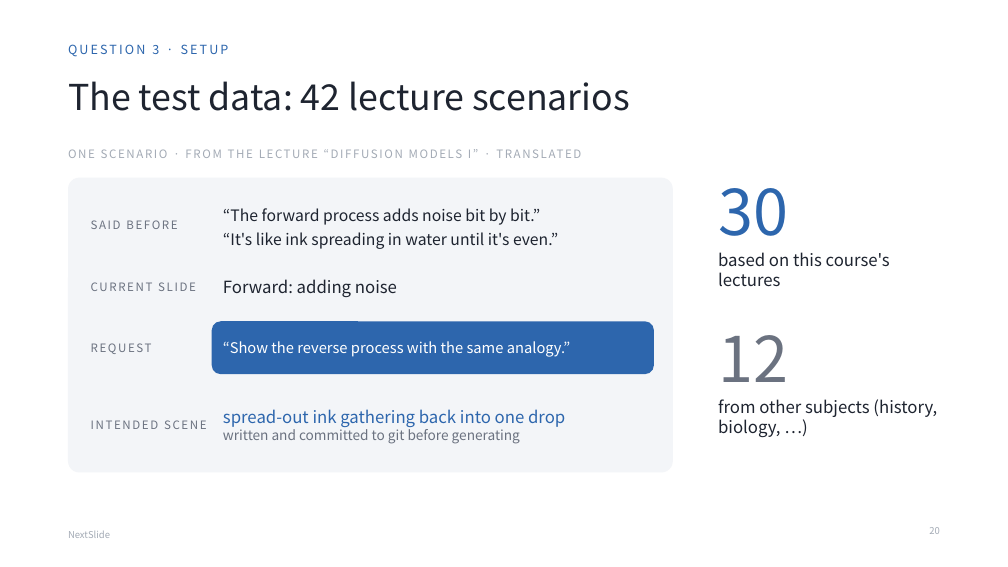
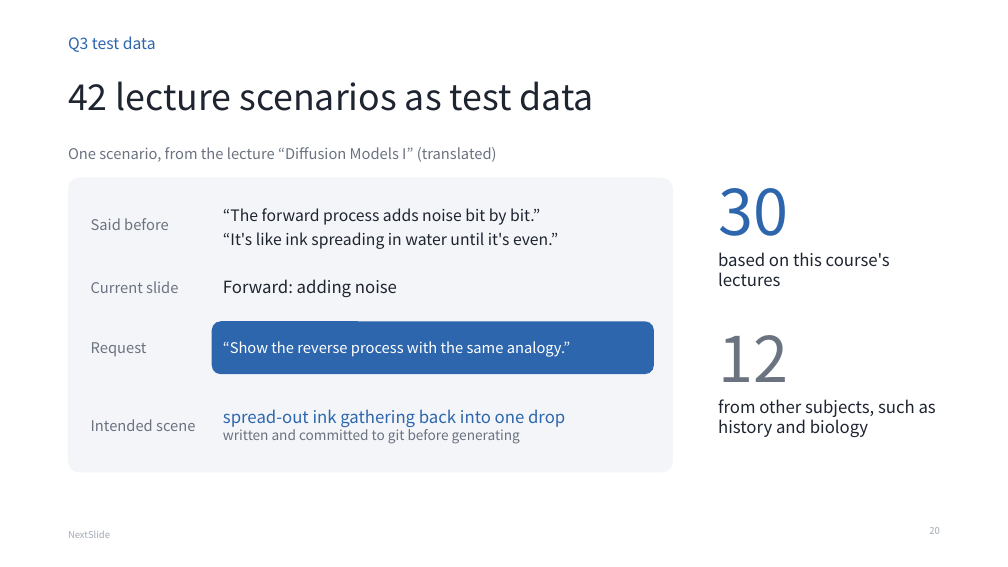
Before and after one commit to nunu0404/GenAI-proj-2026, a slide deck: slide 20 of docs/presentation/NextSlide_final.pptx. Drawn at 1008x567 pixels with LibreOffice and Linux fonts; fonts in the diff are those of the drawing. Boxes give left, top, right and bottom in pixels: in the first picture for what was removed or moved away, otherwise in the second. Text is boxed around its words. In the diff, an @@ line names an element or a change of style, - is before the commit and + after.

```diff
--- a/docs/presentation/NextSlide_final.pptx
+++ b/docs/presentation/NextSlide_final.pptx
@@ text at [68, 36, 156, 52]: text changed; size 12 to 15 pt @@
-QUESTION 3 · SETUP
+Q3 test data
@@ title at [68, 81, 594, 111]: text changed @@
-The test data: 42 lecture scenarios
+42 lecture scenarios as test data
@@ text at [68, 147, 497, 162]: text changed; size 11 to 14 pt; text colour #A3AAB5 to #6B7280 @@
-ONE SCENARIO · FROM THE LECTURE “DIFFUSION MODELS I” · TRANSLATED
+One scenario, from the lecture “Diffusion Models I” (translated)
@@ text at [91, 218, 169, 230]: text changed; size 11 to 14 pt @@
-SAID BEFORE
+Said before
@@ text at [91, 281, 178, 293]: text changed; size 11 to 14 pt @@
-CURRENT SLIDE
+Current slide
@@ text at [91, 342, 147, 356]: text changed; size 11 to 14 pt @@
-REQUEST
+Request
@@ text at [91, 419, 195, 431]: text changed; size 11 to 14 pt @@
-INTENDED SCENE
+Intended scene
@@ text at [718, 399, 936, 437]: text changed @@
-from other subjects (history, biology, …)
+from other subjects, such as history and biology
```
Also in this commit, not shown: 26 other slides changed, 1 slide added, 1 slide removed, 34 other files.
